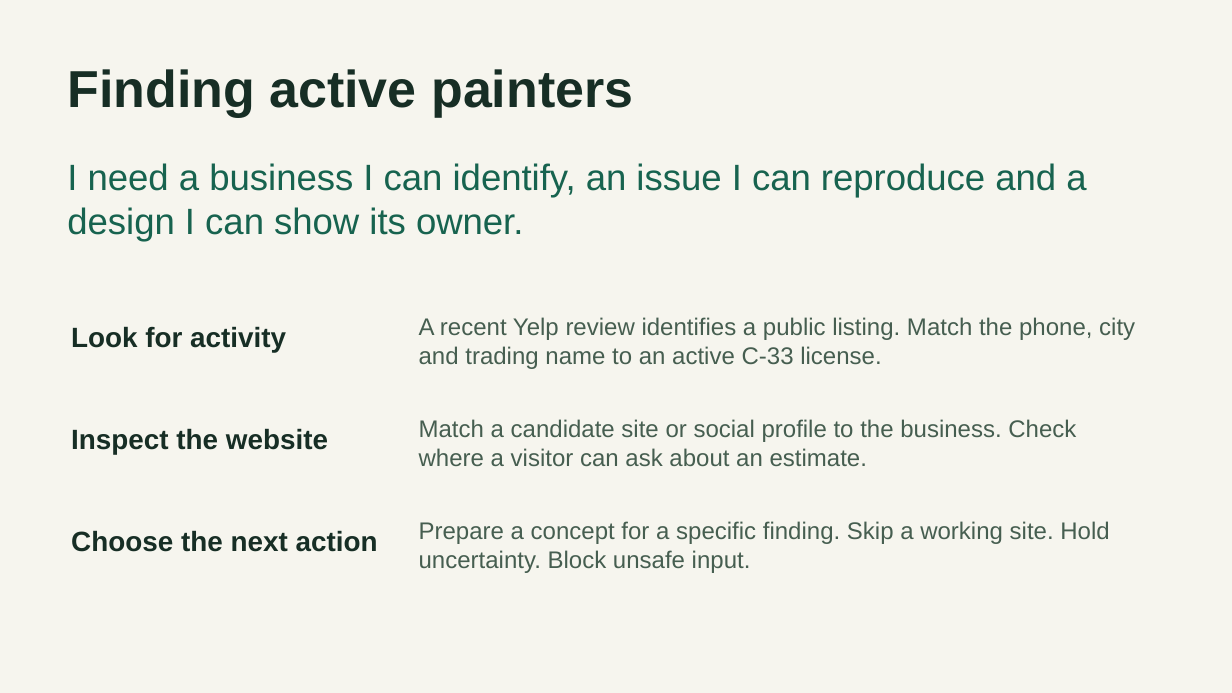
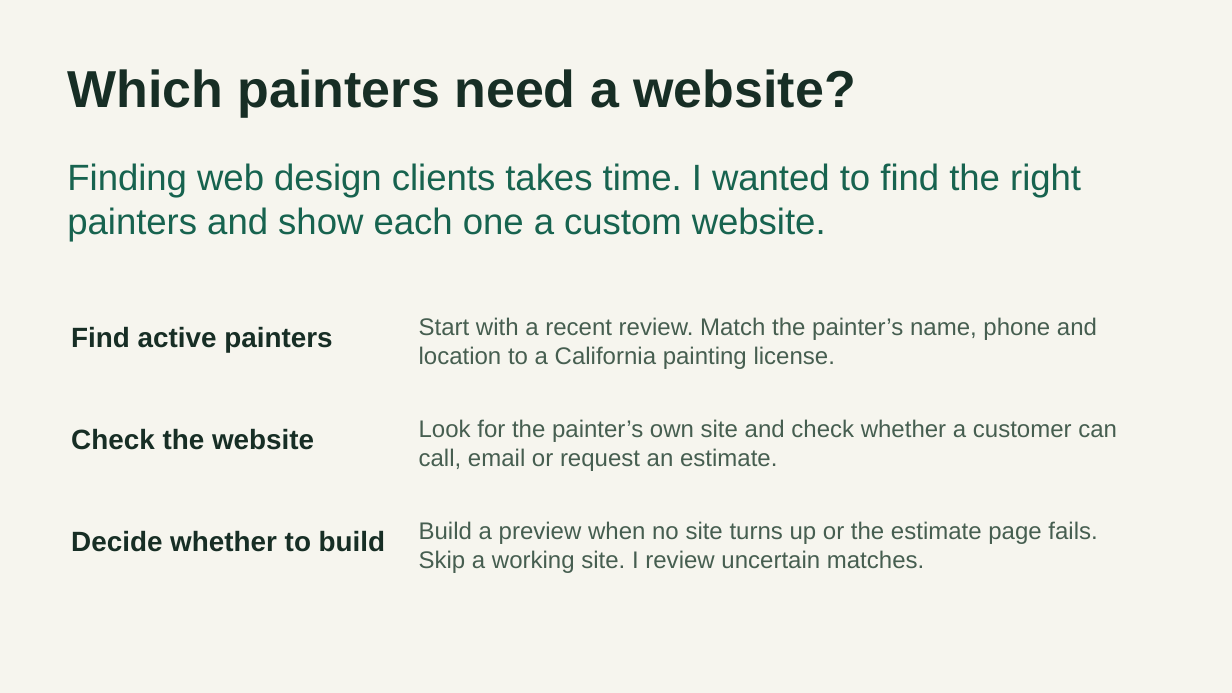
Before and after one commit to Abraham21/sitescout-capstone, a slide deck: slide 2 of submission/SiteScout Presentation.pptx. Drawn at 1232x693 pixels with LibreOffice and Linux fonts; fonts in the diff are those of the drawing. Boxes give left, top, right and bottom in pixels: in the first picture for what was removed or moved away, otherwise in the second. Text is boxed around its words. In the diff, an @@ line names an element or a change of style, - is before the commit and + after.

Commit message:
Explain the freelance workflow and show the verified Color-Me-Custom preview

```diff
--- a/submission/SiteScout Presentation.pptx
+++ b/submission/SiteScout Presentation.pptx
@@ text at bbox=[67, 69, 855, 118]: text changed @@
-Finding active painters
+Which painters need a website?
@@ text at bbox=[67, 163, 1081, 242]: text changed @@
-I need a business I can identify, an issue I can reproduce and a design I can show its owner.
+Finding web design clients takes time. I wanted to find the right painters and show each one a custom website.
@@ text at bbox=[71, 326, 332, 352]: text changed @@
-Look for activity
+Find active painters
@@ text at bbox=[419, 317, 1097, 369]: text changed @@
-A recent Yelp review identifies a public listing. Match the phone, city and trading name to an active C-33 license.
+Start with a recent review. Match the painter’s name, phone and location to a California painting license.
@@ text at bbox=[419, 419, 1117, 471]: text changed @@
-Match a candidate site or social profile to the business. Check where a visitor can ask about an estimate.
+Look for the painter’s own site and check whether a customer can call, email or request an estimate.
@@ text at bbox=[71, 428, 314, 450]: text changed @@
-Inspect the website
+Check the website
@@ text at bbox=[71, 530, 385, 552]: text changed @@
-Choose the next action
+Decide whether to build
@@ text at bbox=[419, 521, 1097, 573]: text changed @@
-Prepare a concept for a specific finding. Skip a working site. Hold uncertainty. Block unsafe input.
+Build a preview when no site turns up or the estimate page fails. Skip a working site. I review uncertain matches.
```
Also in this commit, not shown: 5 other slides changed, 5 other files.
